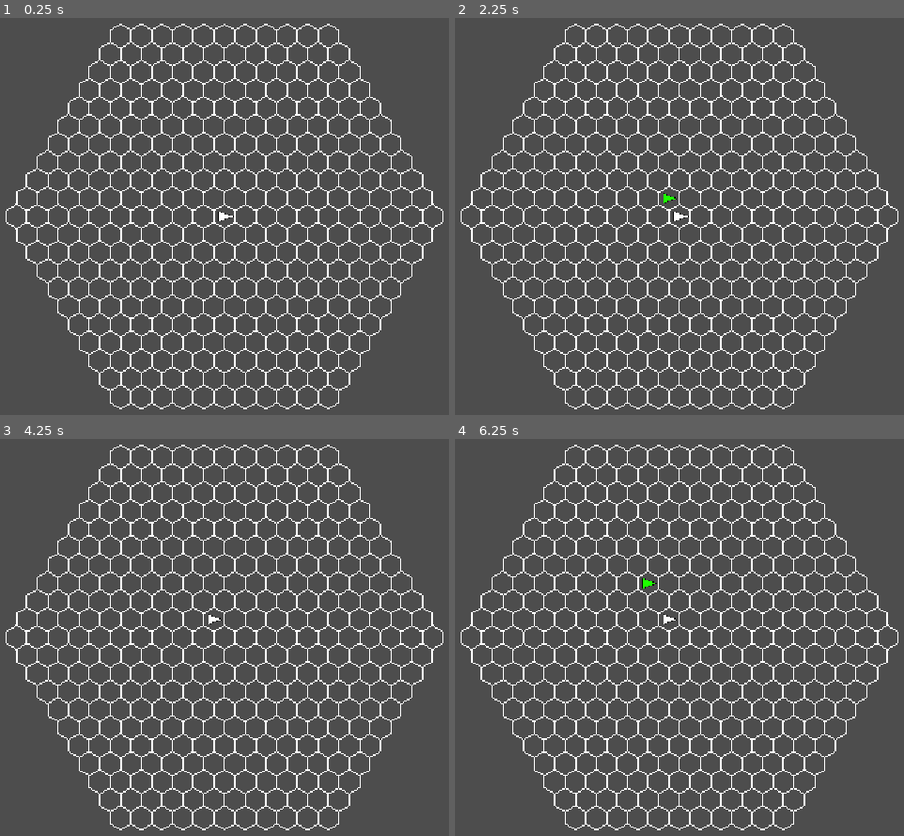
Above: before the commit, frames 1-4 (two rows, left to right).
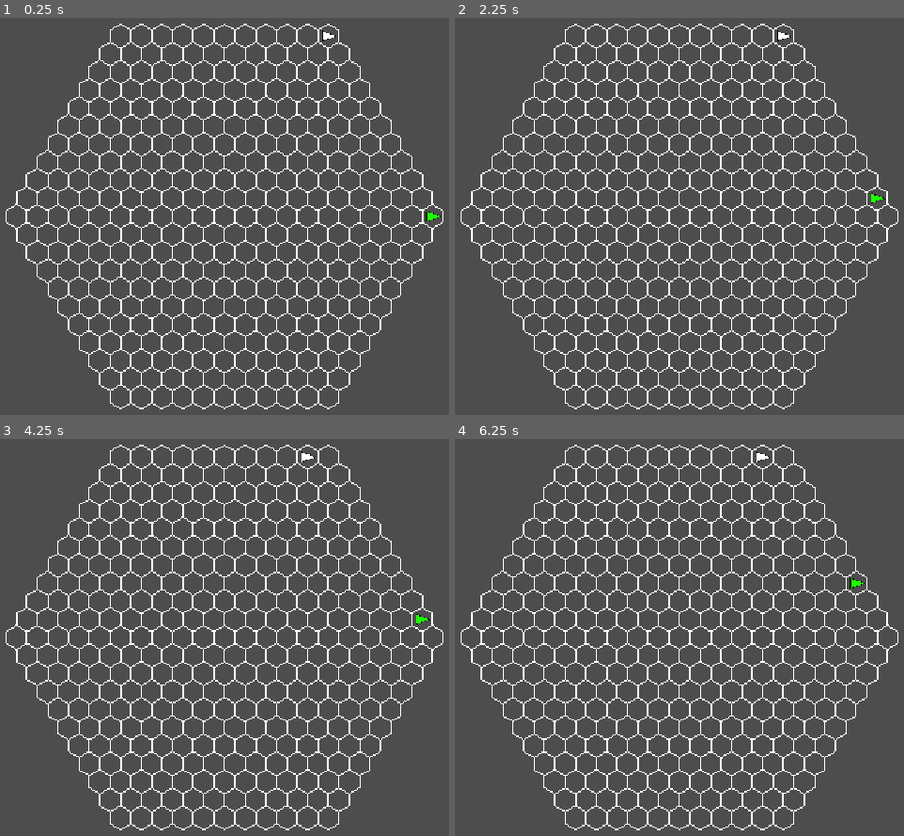
Above: after the commit, the same moments.

Repository: Idandot/Space-Arena
Game: Godot game, scene res://Base Class/Arena.tscn
The game is run twice, just before and just after one commit, with the same random seed, the same clock (stepped at 60 frames per second) and the same inputs.
Inputs:
- Up to frame 1 (0.25 s): no input
- Up to frame 2 (2.25 s): tap Enter at 0.5, 2 s; tap Space at 1.25 s
- Up to frame 3 (4.25 s): tap Space at 2.75 s; tap Enter at 3.5 s
- Up to frame 4 (6.25 s): tap Space at 5 s

The runs differ from the first frame. In frame 1, 0.1% of the frame differs, in the area x 48-99%, y 3-52%; in frame 2, 0.2%; in frame 3, 0.1%; in frame 4, 0.2%, in the area x 41-92%, y 3-47%.

Commit message:
BC 0.1.3.4 HexRigidbody
+ миграция некоторых методов из HexOrientation в AxialUtilities
+ актеру может быть предоставлена заранее сгенерированная точка спавна
+ слегка исправлен HexRigidbody

Diff:
--- a/Base Class/Arena.gd
+++ b/Base Class/Arena.gd
@@ -23,14 +23,28 @@
 
 	#Инициализируем всех актеров
 	var actors: Array[Actor] = []
+	var spawn_points = _find_spawn_points()
+	var current_spawn_point = 0
 	for actor_config in game_config.actors_data:
-		var actor = actor_config.scene.instantiate()
-		if !actor is Actor:
+		actor_config = actor_config.duplicate_deep()
+		var actor = actor_config.scene.instantiate() as Actor
+		if !actor:
 			push_warning("Only Actors can be used in Arena")
 			continue
+		if !actor_config.unique_spawnpoint:
+			actor_config.spawn_point = spawn_points[current_spawn_point]
+			current_spawn_point = (current_spawn_point + 1) % 6
 		add_child(actor)
 		actor.setup(actor_config)
 		actors.append(actor)
 
 	#Можно начинать игру
 	_turn_manager.start_game(actors)
+
+func _find_spawn_points() -> Array[Vector2i]:
+	var spawn_points: Array[Vector2i] = []
+	for direction in AxialUtilities.MAIN_DIRECTIONS:
+		var new_spawn_point = direction["vector"] * arena_radius
+		spawn_points.append(new_spawn_point)
+
+	return spawn_points
--- a/Base Class/HexRigidbody.gd
+++ b/Base Class/HexRigidbody.gd
@@ -13,16 +13,16 @@
 #Постоянные силы действующие на тело
 var _force_dict: Dictionary[String, Vector2i] = {}
 
-@onready var parent: Node2D = self.get_parent()
+@onready var parent: Actor = self.get_parent()
 @onready var event_bus: Node
 
 signal facing_changed(_facing: HexOrientation)
 
 func _ready() -> void:
 	if parent.has_signal("turn_ended"):
-		parent.connect("turn_ended", _on_turn_end)
+		parent.turn_ended.connect(_on_turn_end)
 	if parent.has_signal("setup_started"):
-		parent.connect("setup_started", _on_setup)
+		parent.setup_started.connect(_on_setup)
 
 func set_position(axial: Vector2i):
 	_axial_position = axial
@@ -44,8 +44,8 @@
 func get_velocity_data() -> Dictionary:
 	return {
 		"previous_velocity": _previous_velocity,
-		"impule_dict": _impulse_dict,
-		"force_dict": _force_dict,
+		"impule_dict": _impulse_dict.duplicate(),
+		"force_dict": _force_dict.duplicate(),
 		"result": calculate_velocity()
 	}
 
@@ -56,22 +56,25 @@
 
 func _register_impact(dict: Dictionary[String, Vector2i], force_name: String):
 	if !dict.has(force_name):
-		dict.force_name = Vector2i.ZERO
+		dict[force_name] = Vector2i.ZERO
 
 func _apply_velocity():
 	set_position(_axial_position + _velocity)
 
 func add_force(force_name: String, value: Vector2i):
 	_register_impact(_force_dict, force_name)
-	_force_dict.force_name += value
+	_force_dict[force_name] += value
 
 func add_impulse(impulse_name: String, value: Vector2i):
 	_register_impact(_impulse_dict, impulse_name)
-	_impulse_dict.impulse_name += value
+	_impulse_dict[impulse_name] += value
 
 func _on_turn_end(_actor: Actor):
 	_commit_velocity()
 	_apply_velocity()
 
 func _on_setup(_config: ActorConfig):
+	set_position(_config.spawn_point)
+
+	#Temporary
 	add_force("gravity", Vector2i(0, -1))
--- a/Data Class/HexOrientation.gd
+++ b/Data Class/HexOrientation.gd
@@ -6,38 +6,8 @@
 var _vector := Vector2i(1,0)
 var _angle := 0
 
-const DIRECTION = [
-	{"name": "right", "index": 0, "vector": Vector2i(1,0)},
-	{"name": "rightup", "index": 1, "vector": Vector2i(1,-1)},
-	{"name": "leftup", "index": 2, "vector": Vector2i(0,-1)},
-	{"name": "left", "index": 3, "vector": Vector2i(-1,0)},
-	{"name": "leftdown", "index": 4, "vector": Vector2i(-1,1)},
-	{"name": "rightdown", "index": 5, "vector": Vector2i(0,1)},
-]
-
-func _get_direction_index(value) -> int:
-	var value_type = typeof(value)
-	var key: String
-	match value_type:
-		TYPE_INT:
-			value = (value % 6 + 6) % 6
-			return value
-		TYPE_STRING:
-			key = "name"
-		TYPE_VECTOR2I:
-			key = "vector"
-		_:
-			push_warning("value: ", value, " isn't matching type")
-			return 0
-
-	for direction in DIRECTION:
-		if direction[key] == value:
-			return direction["index"]
-	push_warning("value: ", value, " not found in table")
-	return 0
-
 func _get_angle(value) -> int:
-	var index = _get_direction_index(value)
+	var index = AxialUtilities.get_direction_index(value)
 	var angle = index * 60
 	if angle > 180:
 		return angle - 360
@@ -45,13 +15,13 @@
 		return angle
 
 func set_direction(value):
-	_index = _get_direction_index(value)
-	_name = DIRECTION[_index]["name"]
-	_vector = DIRECTION[_index]["vector"]
+	_index = AxialUtilities.get_direction_index(value)
+	_name = AxialUtilities.MAIN_DIRECTIONS[_index]["name"]
+	_vector = AxialUtilities.MAIN_DIRECTIONS[_index]["vector"]
 	_angle = _get_angle(_index)
 
 func get_direction() -> Dictionary:
-	return DIRECTION[_index]
+	return AxialUtilities.MAIN_DIRECTIONS[_index]
 
 func get_current_index() -> int:
 	return _index
--- a/Resources/ActorConfigs/ActorConfig.gd
+++ b/Resources/ActorConfigs/ActorConfig.gd
@@ -3,5 +3,6 @@
 
 @export var scene: PackedScene
 @export var color: Color
+@export var unique_spawnpoint: bool
 @export var spawn_point: Vector2i
 @export var initial_facing: String
--- a/Resources/ActorConfigs/Basic Actor 2.tres
+++ b/Resources/ActorConfigs/Basic Actor 2.tres
@@ -1,11 +1,10 @@
 [gd_resource type="Resource" script_class="ActorConfig" load_steps=3 format=3 uid="uid://gx4pppr0ci3f"]
 
 [ext_resource type="PackedScene" uid="uid://c4kh3mrinecq8" path="res://Base Class/Actor.tscn" id="1_0u84v"]
-[ext_resource type="Script" path="res://Resources/ActorConfigs/ActorConfig.gd" id="2_6narg"]
+[ext_resource type="Script" uid="uid://daq1waive7xpx" path="res://Resources/ActorConfigs/ActorConfig.gd" id="2_6narg"]
 
 [resource]
 script = ExtResource("2_6narg")
 scene = ExtResource("1_0u84v")
 color = Color(1, 1, 1, 1)
-spawn_point = Vector2i(3, 0)
 initial_facing = "right"
--- a/Static Class/AxialUtilities.gd
+++ b/Static Class/AxialUtilities.gd
@@ -5,6 +5,36 @@
 const SQRT3 := sqrt(3)
 const HEX_HEIGHT := HEX_SIDE * 2
 const HEX_WIDTH := HEX_SIDE * SQRT3
+
+const MAIN_DIRECTIONS = [
+	{"name": "right", "index": 0, "vector": Vector2i(1,0)},
+	{"name": "rightup", "index": 1, "vector": Vector2i(1,-1)},
+	{"name": "leftup", "index": 2, "vector": Vector2i(0,-1)},
+	{"name": "left", "index": 3, "vector": Vector2i(-1,0)},
+	{"name": "leftdown", "index": 4, "vector": Vector2i(-1,1)},
+	{"name": "rightdown", "index": 5, "vector": Vector2i(0,1)},
+]
+
+static func get_direction_index(value) -> int:
+	var value_type = typeof(value)
+	var key: String
+	match value_type:
+		TYPE_INT:
+			value = (value % 6 + 6) % 6
+			return value
+		TYPE_STRING:
+			key = "name"
+		TYPE_VECTOR2I:
+			key = "vector"
+		_:
+			push_warning("value: ", value, " isn't matching type")
+			return 0
+
+	for direction in AxialUtilities.MAIN_DIRECTIONS:
+		if direction[key] == value:
+			return direction["index"]
+	push_warning("value: ", value, " not found in table")
+	return 0
 
 static func axial_to_world(axial: Vector2i) -> Vector2:
 	var q = axial.x
Not shown: 1 places in Base Class/Arena.tscn that only renumber resources
Binary file added: images (6).jpeg
Not shown, changed: .gitignore
